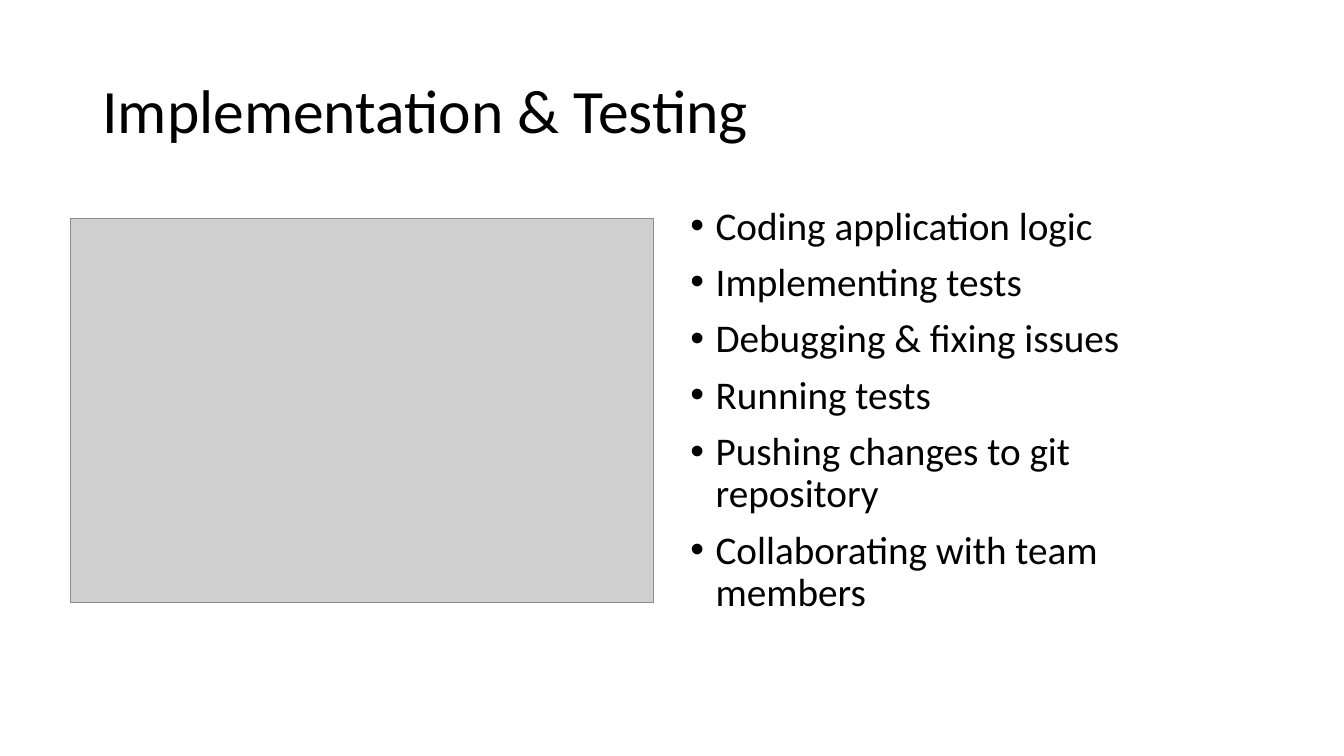
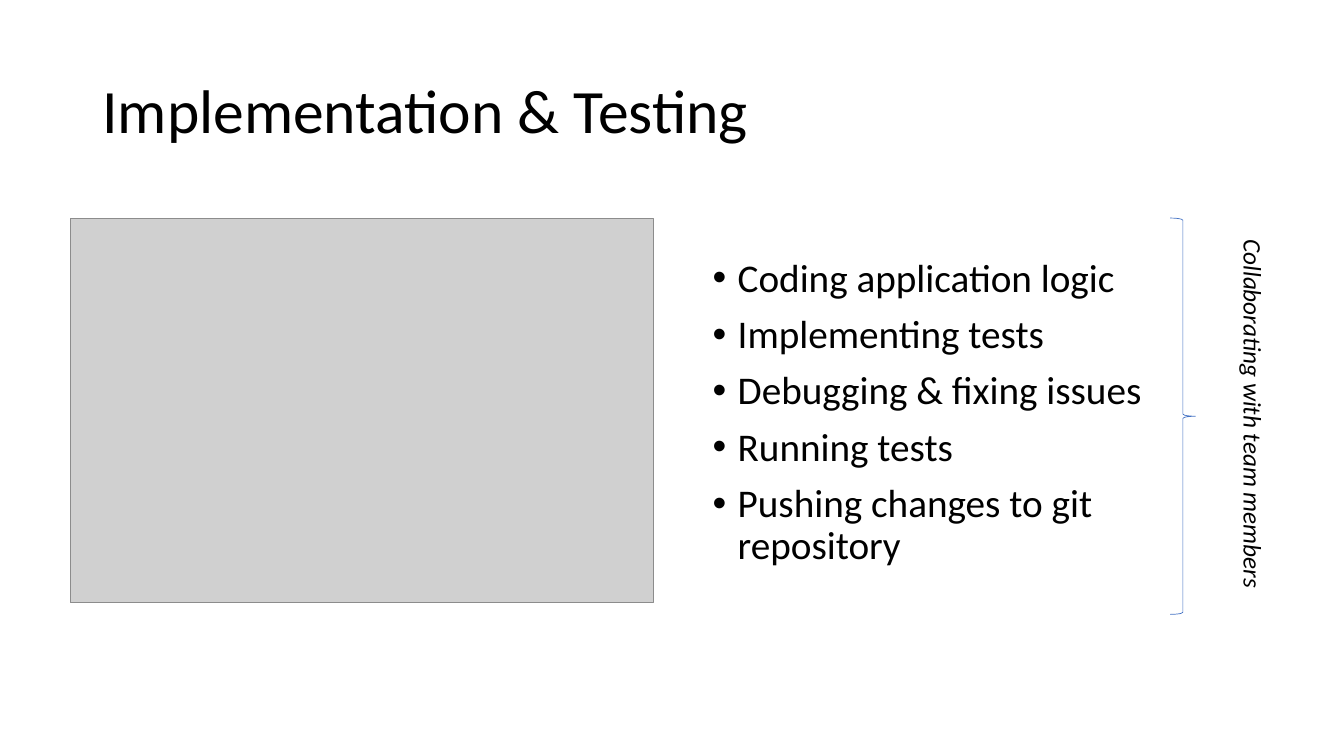
Before and after one commit to isp-cluj/fms-jdbc-demo, a slide deck: slide 16 of docs/FMS -Implementation approach.pptx. Drawn at 1344x756 pixels with LibreOffice and Linux fonts; fonts in the diff are those of the drawing; grey boxes stand for pictures. Boxes give left, top, right and bottom in pixels: in the first picture for what was removed or moved away, otherwise in the second. Text is boxed around its words. In the diff, an @@ line names an element or a change of style, - is before the commit and + after.

Commit message:
Update presentations.

```diff
--- a/docs/FMS -Implementation approach.pptx
+++ b/docs/FMS -Implementation approach.pptx
@@ right brace added at (x1=1171, y1=218, x2=1196, y2=614), outline #4472C4 0.5 pt @@
@@ text "Coding application logic" moved from (x1=716, y1=212, x2=1119, y2=607) to (x1=738, y1=264, x2=1141, y2=566) @@
@@ text added at (x1=1237, y1=252, x2=1268, y2=585), 18 pt, text #000000, italic @@
+Collaborating with team members
@@ text at (x1=716, y1=536, x2=1097, y2=607): paragraph removed @@
-• Collaborating with team members
```
Also in this commit, not shown: 2 other slides changed, 1 other file.
